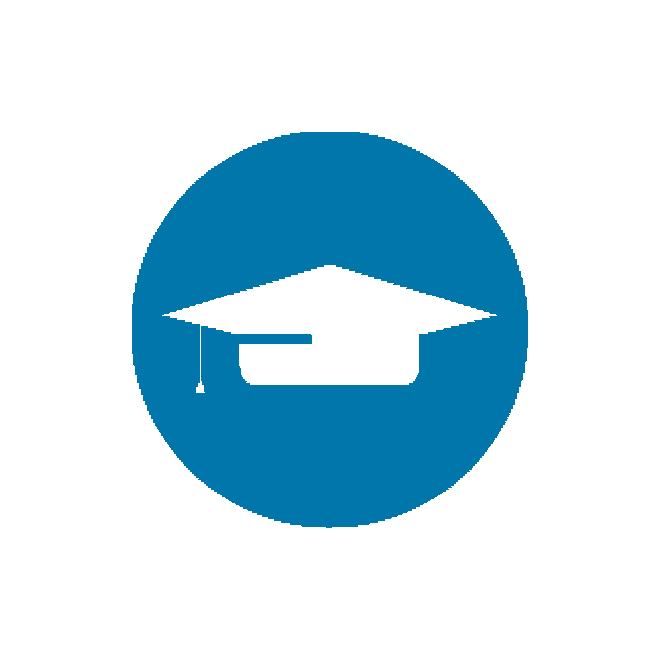
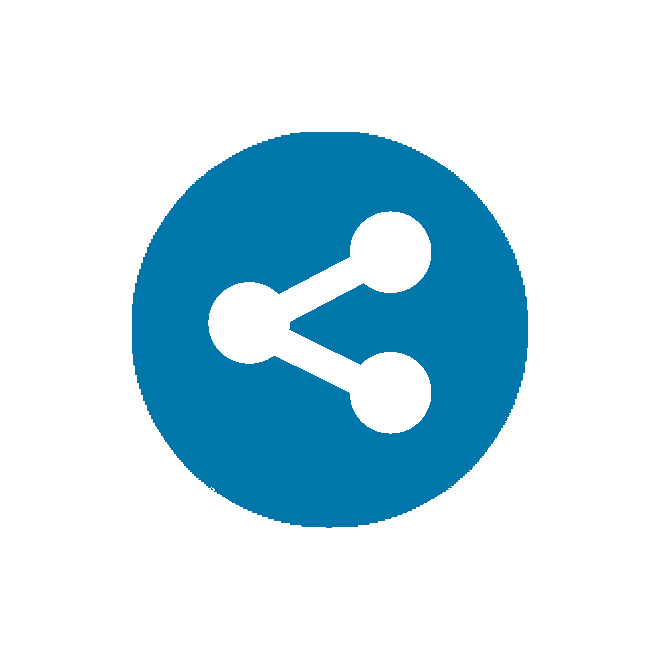
Before/after of a 660 x 660 layered artwork. What changed in the layer stack:
added layer "Laag 7" above "Laag 4" over [162, 211, 497, 491]
hid "Laag 1" over [162, 211, 497, 491]
